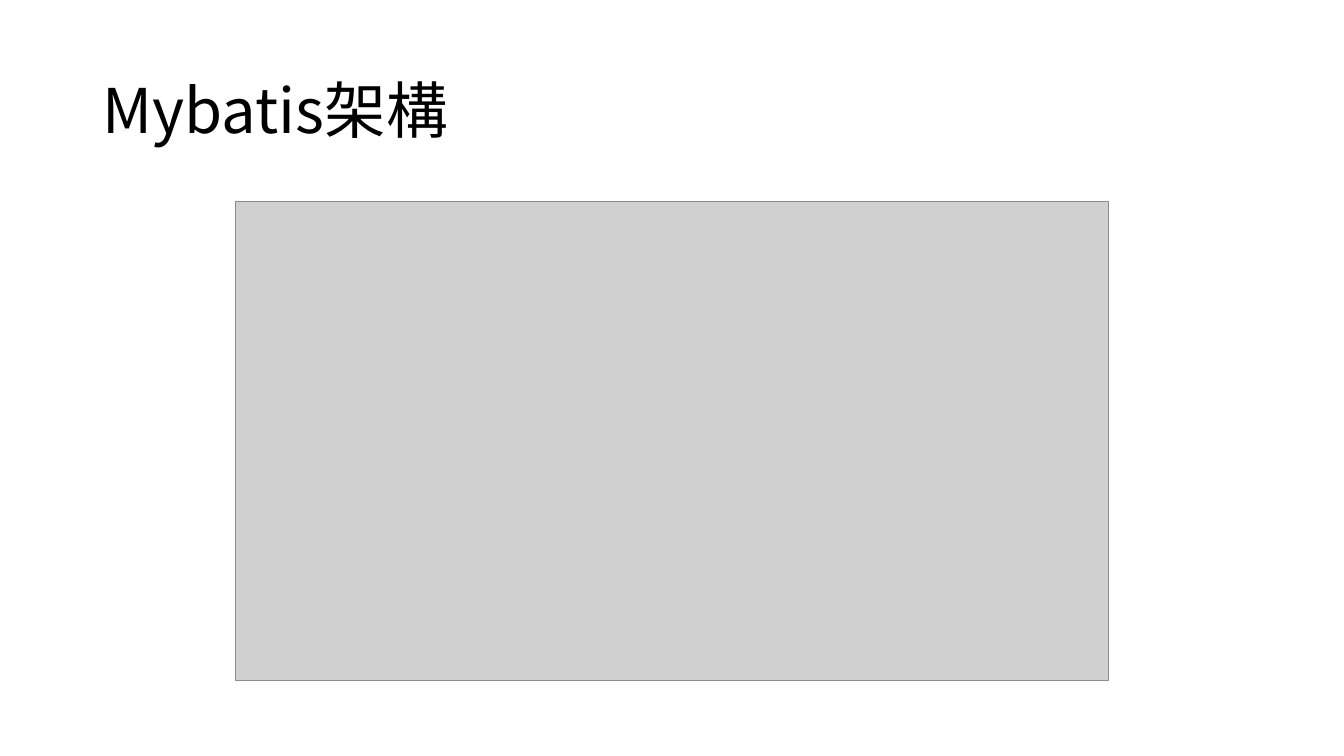
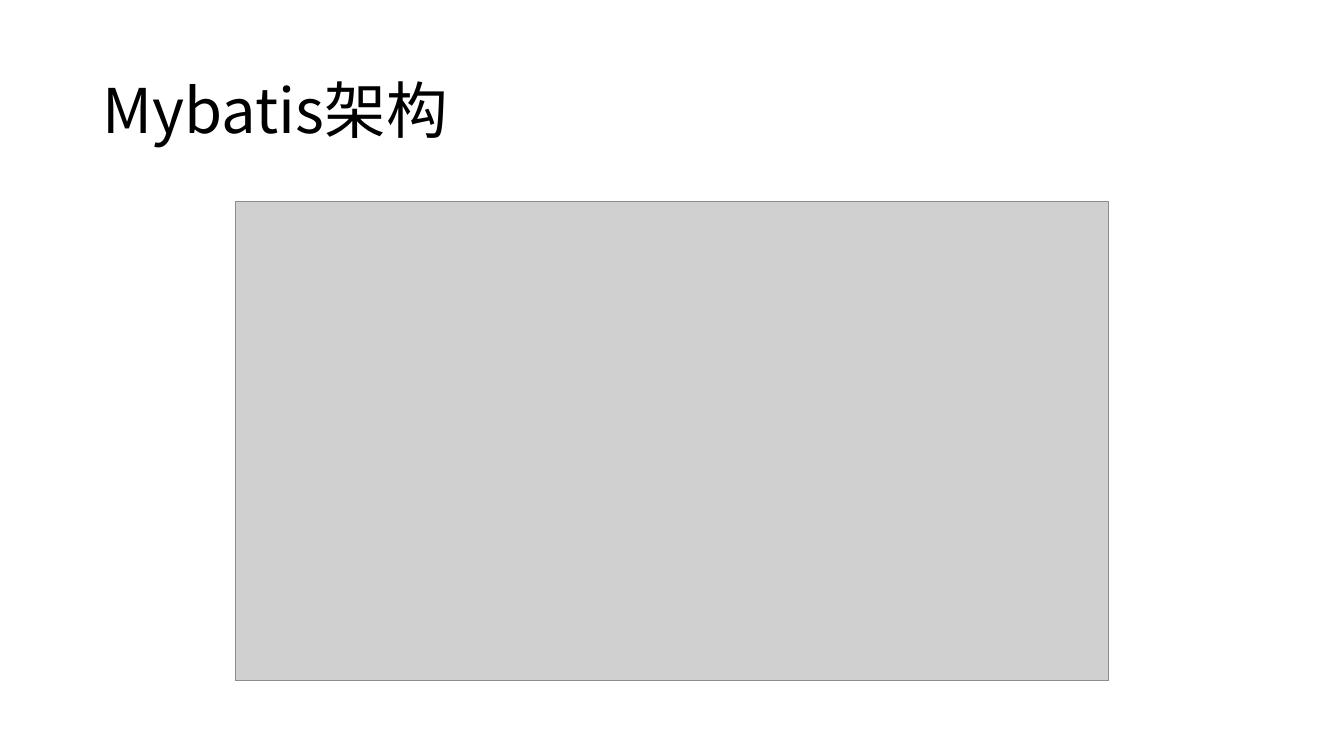
Before and after one commit to chenfuhai775/JavaStart, a slide deck: slide 2 of Mybatis流程.pptx. Drawn at 1344x756 pixels with LibreOffice and Linux fonts; fonts in the diff are those of the drawing; grey boxes stand for pictures. Boxes give left, top, right and bottom in pixels: in the first picture for what was removed or moved away, otherwise in the second. Text is boxed around its words. In the diff, an @@ line names an element or a change of style, - is before the commit and + after.

```diff
--- a/Mybatis流程.pptx
+++ b/Mybatis流程.pptx
@@ title at (102,81,447,148): text changed @@
-Mybatis架構
+Mybatis架构
```
Also in this commit, not shown: 1 other slide changed, 2 slides added, 2 slides removed, 9 other files.
